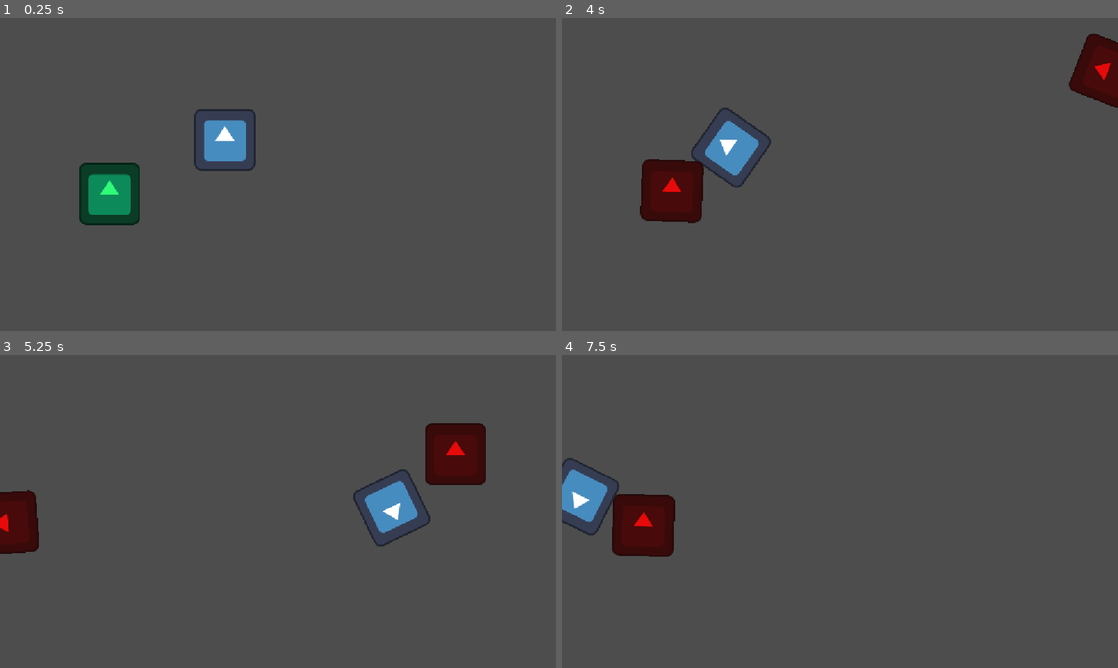
Above: before the commit, frames 1-4 (two rows, left to right).
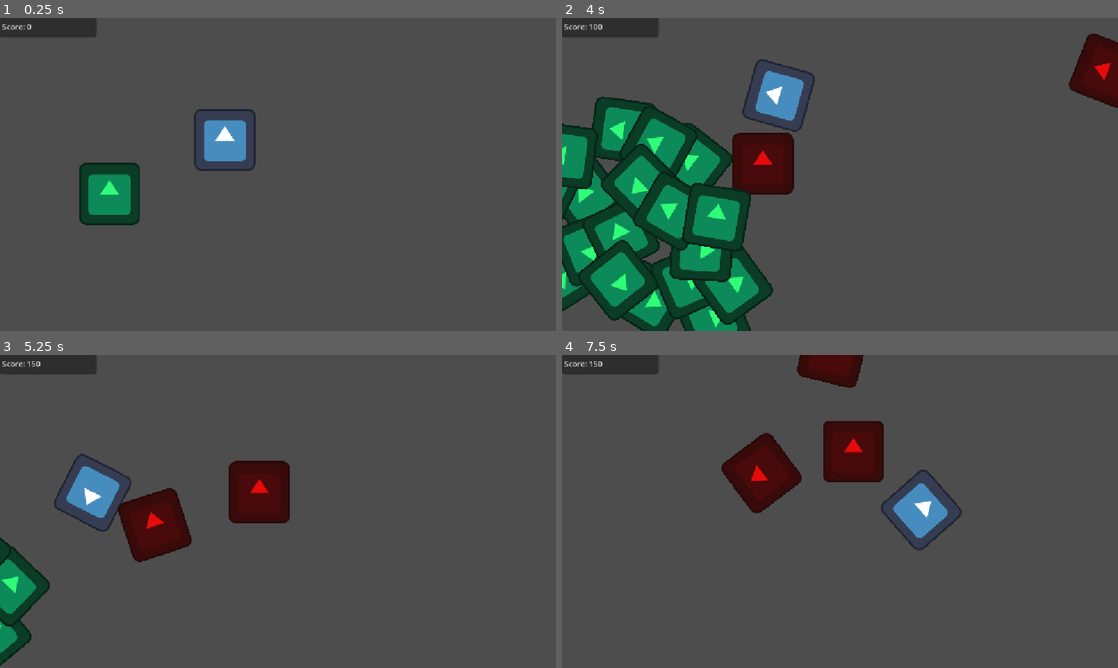
Above: after the commit, the same moments.

Repository: inigolopez-cmyk/Asteroids
Game: Godot game, scene res://Main.tscn
Two runs of this game, one before a commit and one after it. Both use one fixed random seed, a clock stepped at 60 frames per second and the inputs below. The engine's default icon, where the game draws it, is replaced by a stand-in: a white triangle on a blue panel in a dark square.
Inputs:
- Up to frame 1 (0.25 s): no input
- Up to frame 2 (4 s): tap Enter at 0.5 s; hold D (Right) 0.53-1.28 s; tap Space (Shoot) every 0.75 s from 0.6 to 3.6 s; hold S (Down) 1.28-2.03 s; hold D (Right) 2.03-2.78 s; hold W (Up) 2.78-3.53 s; hold A (Left) from 3.53 s (still down)
- Up to frame 3 (5.25 s): tap Space (Shoot) at 4.35, 5.1 s; release A (Left) at 5.03 s; hold S (Down) from 5.03 s (still down)
- Up to frame 4 (7.5 s): release S (Down) at 5.78 s; hold D (Right) 5.78-6.53 s; tap Space (Shoot) at 5.85, 6.6, 7.35 s; hold W (Up) 6.53-7.28 s; hold D (Right) from 7.28 s (still down)

The runs differ from the first frame. In frame 1, 1.0% of the frame differs, in the area x 0-18%, y 0-6%; in frame 2, 26%, in the area x 0-46%, y 0-100%; in frame 3, 13%; in frame 4, 11%.
Error after the commit: Invalid call. Nonexistent function '_validate_size' in base 'int'. (res://asteroid.gd:52)

Commit message:
4th commit.
Asteroid se rompe en muchas partes :)

Diff:
--- /dev/null
+++ b/GameManager.gd
@@ -0,0 +1,18 @@
+class_name GameManager extends Node2D
+
+static var score : int = 0
+
+func _init() -> void:
+	pass
+
+# Called when the node enters the scene tree for the first time.
+func _ready() -> void:
+	score = 0
+	pass
+
+# Called every frame. 'delta' is the elapsed time since the previous frame.
+func _process(delta: float) -> void:
+	pass
+
+func _physics_process(delta: float) -> void:
+	pass
--- a/Main.tscn
+++ b/Main.tscn
@@ -3,6 +3,7 @@
 [ext_resource type="Script" uid="uid://doxt4u1y575uk" path="res://main.gd" id="1_glv2v"]
 [ext_resource type="PackedScene" uid="uid://bxxsw4acb4tna" path="res://Ship.tscn" id="2_uu6xs"]
 [ext_resource type="PackedScene" uid="uid://s70eyw8whjw6" path="res://Asteroid.tscn" id="3_r0du0"]
+[ext_resource type="Script" uid="uid://gswupdl4bdkl" path="res://UpdateUI.gd" id="4_cm0pq"]
 
 [node name="Main" type="Node2D" unique_id=1341128185]
 script = ExtResource("1_glv2v")
@@ -12,3 +13,12 @@
 
 [node name="Asteroid" parent="." unique_id=664207926 instance=ExtResource("3_r0du0")]
 position = Vector2(225, 363)
+
+[node name="UI" type="Node2D" parent="." unique_id=97069652 node_paths=PackedStringArray("ScoreDisplay")]
+script = ExtResource("4_cm0pq")
+ScoreDisplay = NodePath("ScoreDisplay")
+
+[node name="ScoreDisplay" type="TextEdit" parent="UI" unique_id=1351402109]
+offset_right = 200.0
+offset_bottom = 40.0
+text = "Score"
--- /dev/null
+++ b/UpdateUI.gd
@@ -0,0 +1,13 @@
+extends Node2D
+
+@export var ScoreDisplay : TextEdit
+
+# Called when the node enters the scene tree for the first time.
+func _ready() -> void:
+	pass # Replace with function body.
+
+
+# Called every frame. 'delta' is the elapsed time since the previous frame.
+func _process(delta: float) -> void:
+	ScoreDisplay.text = "Score: " + str(GameManager.score)
+	pass
--- a/asteroid.gd
+++ b/asteroid.gd
@@ -1,8 +1,20 @@
 class_name Asteroid extends RigidBody2D
 
+enum Size
+{
+	Big, Medium, Small
+}
+
+@export var size : Size = Size.Big
 
 # Called when the node enters the scene tree for the first time.
-func _ready() -> void:
+func _validate_size() -> void:
+	if size == Size.Big:
+		global_scale = Vector2.ONE
+	elif size == Size.Medium:
+		global_scale = Vector2.ONE / 2
+	else:
+		global_scale = Vector2.ONE / 3
 	pass # Replace with function body.
 
 
@@ -18,6 +30,31 @@
 	pass
 
 func _take_dmg() -> void:
-	print_debug("Asteroid Destroyed")
-	queue_free() # Obj Destroyed
+	GameManager.score += 10
+	if size == Size.Small:
+		print_debug("Small Asteroid Destroyed")
+		queue_free() # Obj Destroyed
+		return
+
+	var newAsteroid1 = duplicate() as Asteroid
+	var newAsteroid2 = duplicate() as Asteroid
+
+	get_parent().add_child(newAsteroid1)
+	get_parent().add_child(newAsteroid2)
+
+	var newSize = Size.Medium
+	if size == Size.Medium:
+		newSize = Size.Small
+
+	newAsteroid1 = newSize
+	newAsteroid2 = newSize
+
+	newAsteroid1._validate_size()
+	newAsteroid2._validate_size()
+
+	newAsteroid1.global_position = global_position + Vector2.RIGHT
+	newAsteroid2.global_position = global_position + Vector2.LEFT
+
+	queue_free()
+
 	pass
--- a/main.gd
+++ b/main.gd
@@ -1,4 +1,5 @@
 extends Node2D
+
 
 func _init() -> void:
 	pass
@@ -6,6 +7,7 @@
 # Called when the node enters the scene tree for the first time.
 func _ready() -> void:
 	print_debug("Game Started")
+	pass
 
 # Called every frame. 'delta' is the elapsed time since the previous frame.
 func _process(delta: float) -> void:
--- a/ship.gd
+++ b/ship.gd
@@ -1,10 +1,15 @@
 class_name Ship extends RigidBody2D
 
+@export_range(1,5) var hitPoints = 3
 
 @export_range(200, 800, 5) var _speed : float = 600
 @export_category("Shooting")
 @export var bullet : PackedScene
 @export var pivot : Node2D
+
+var iFrames = 0
+var intPos : Vector2 = Vector2.ZERO
+
 
 @onready var _screen_size = get_viewport_rect().size
 
@@ -13,6 +18,7 @@
 
 # Called when the node enters the scene tree for the first time.
 func _ready() -> void:
+	intPos = global_position
 	pass
 
 # Called every frame. 'delta' is the elapsed time since the previous frame.
@@ -20,6 +26,10 @@
 	pass
 
 func _physics_process(delta: float) -> void:
+	if iFrames > 0:
+		contact_monitor = false
+		iFrames -= 1
+
 	if Input.is_action_just_pressed("Shoot"):
 		_shoot()
 	var direction : Vector2 = Input.get_vector("Left", "Right", "Up", "Down").normalized()
@@ -27,8 +37,14 @@
 	pass
 
 func _take_dmg() -> void:
-	print_debug("Ship Destroyed")
-	queue_free() # Obj Destroyed
+	hitPoints -= 1
+	iFrames = 10
+
+	if hitPoints == 0:
+		print_debug("Ship DMG")
+		queue_free() # Obj Destroyed
+
+	global_position = intPos
 	pass
 
 func _shoot() -> void:
Not shown, added: GameManager.gd.uid
Not shown, added: UpdateUI.gd.uid
